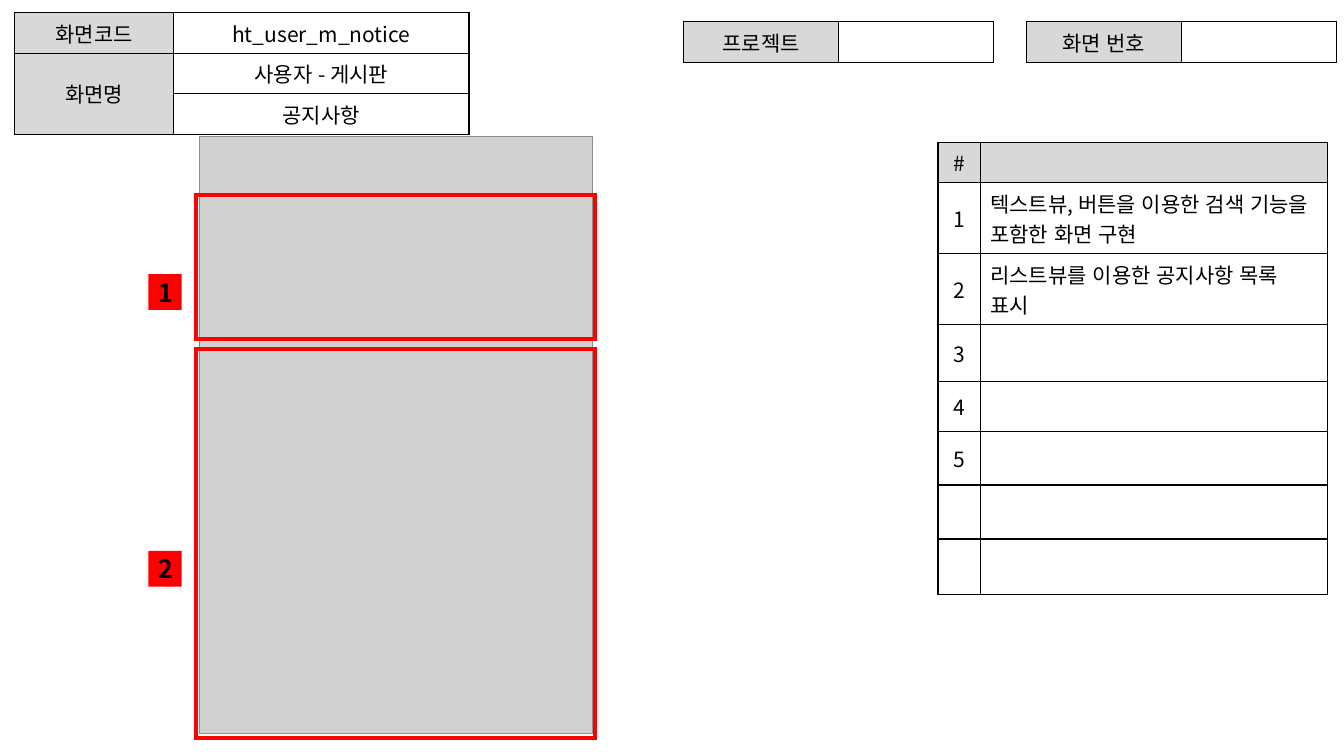
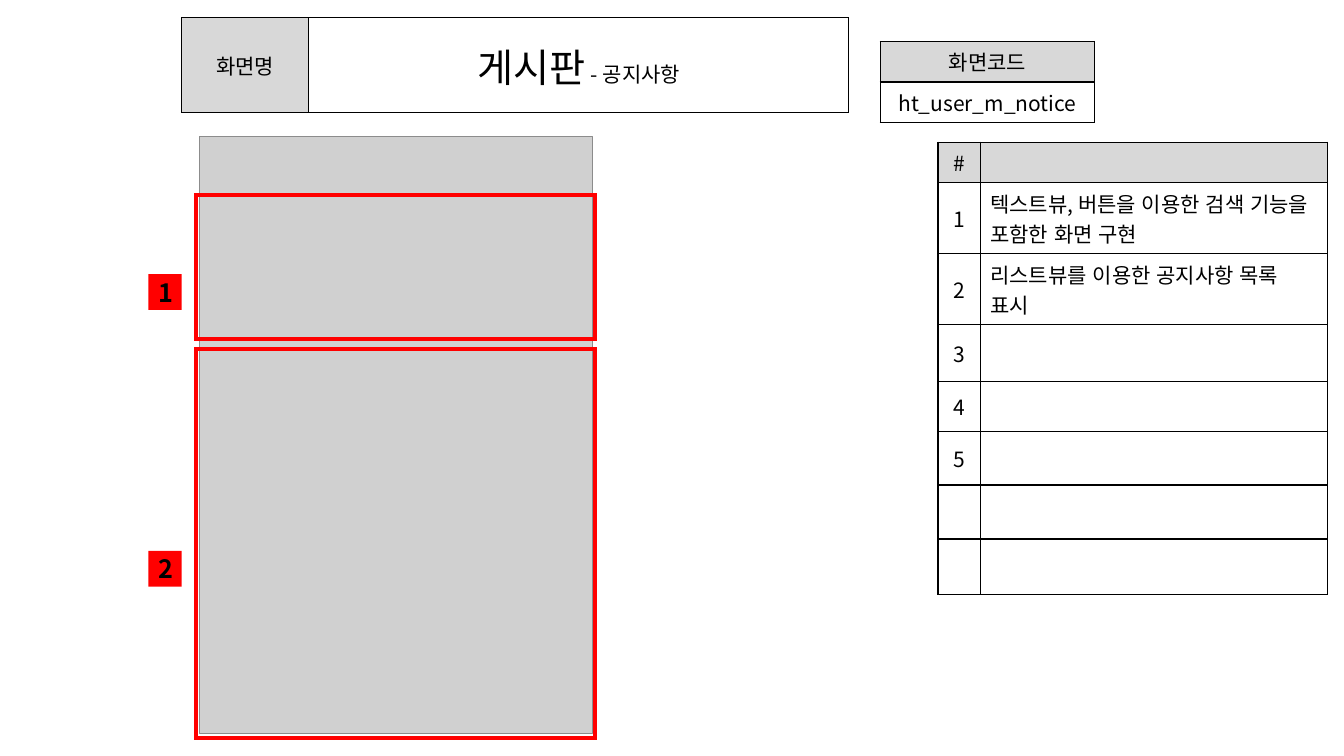
Before and after one commit to ezenteam2/e-Zone, a slide deck: slide 4 of 0 발표용 파워포인트/project05 - 파워포인트 종합 - 현태.pptx. Drawn at 1344x756 pixels with LibreOffice and Linux fonts; fonts in the diff are those of the drawing; grey boxes stand for pictures. Boxes give left, top, right and bottom in pixels: in the first picture for what was removed or moved away, otherwise in the second. Text is boxed around its words. In the diff, an @@ line names an element or a change of style, - is before the commit and + after.

```diff
--- a/0 발표용 파워포인트/project05 - 파워포인트 종합 - 현태.pptx
+++ b/0 발표용 파워포인트/project05 - 파워포인트 종합 - 현태.pptx
@@ table at (x1=181, y1=18, x2=848, y2=113) @@
-row 1: 화면코드 | ht_user_m_notice
-row 2: 화면명 | 사용자 - 게시판
-row 3:  | 공지사항
+row 1: 화면명 | 게시판 - 공지사항
@@ table resized from (x1=14, y1=13, x2=469, y2=129) to (x1=181, y1=18, x2=848, y2=113) @@
@@ table removed at (x1=684, y1=22, x2=994, y2=57), 1 rows, 2 columns @@
-프로젝트 | 
@@ table removed at (x1=1026, y1=22, x2=1337, y2=57), 1 rows, 2 columns @@
-화면 번호 | 
@@ table added at (x1=880, y1=41, x2=1095, y2=118), 2 rows, 1 columns @@
+화면코드
+ht_user_m_notice
```
Also in this commit, not shown: 20 other slides changed.
